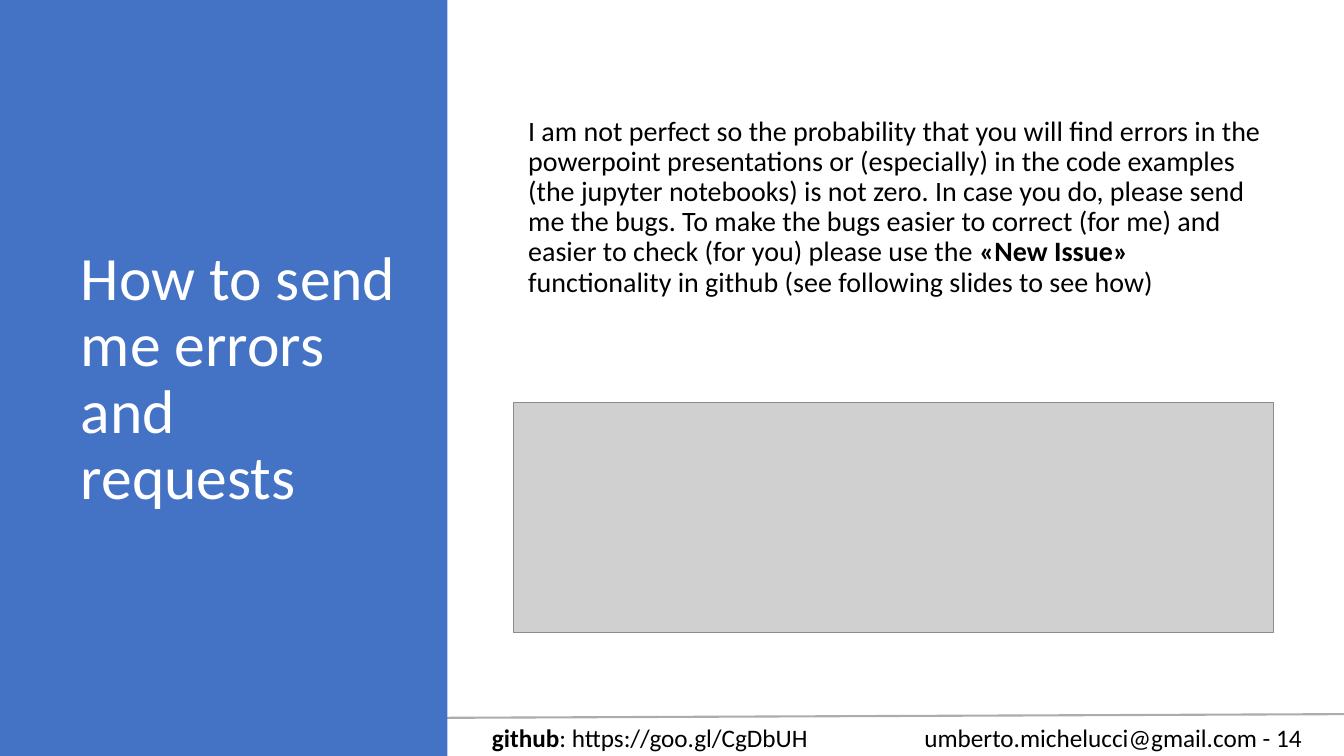
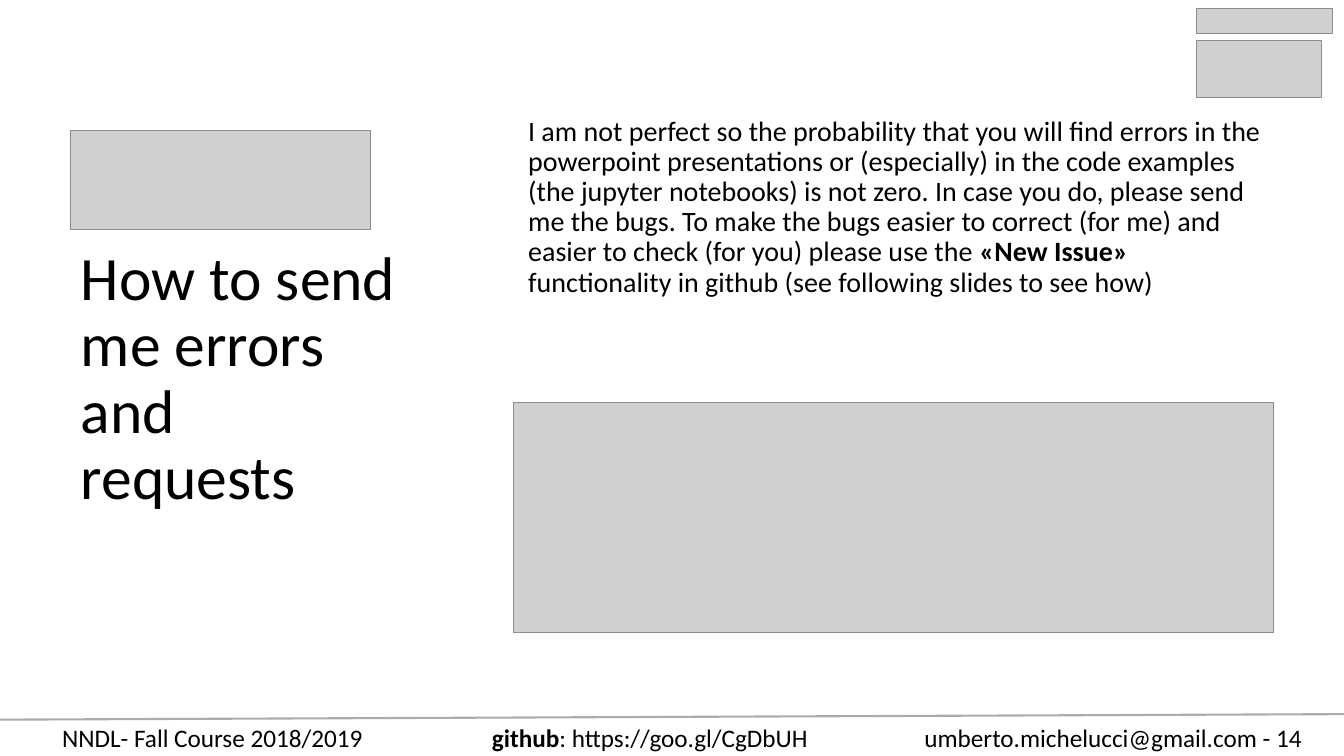
Before and after one commit to toelt-llc/COURSE-zhaw-dlcourse-spring2019, a slide deck: slide 14 of NNDL - Fall 18 Week 1 - Administration and basics.pptx. Drawn at 1344x756 pixels with LibreOffice and Linux fonts; fonts in the diff are those of the drawing; grey boxes stand for pictures. Boxes give left, top, right and bottom in pixels: in the first picture for what was removed or moved away, otherwise in the second. Text is boxed around its words. In the diff, an @@ line names an element or a change of style, - is before the commit and + after.

```diff
--- a/NNDL - Fall 18 Week 1 - Administration and basics.pptx
+++ b/NNDL - Fall 18 Week 1 - Administration and basics.pptx
@@ rectangle removed at [0,0,448,756] @@
@@ picture added at [1197,8,1333,33] @@
@@ picture added at [1197,40,1321,97] @@
@@ title "How to send me errors ..." at [81,257,395,509]: text colour #FFFFFF to #000000 @@
@@ picture added at [71,130,370,230] @@
@@ text added at [62,729,363,748], 18 pt, text #000000 @@
+NNDL- Fall Course 2018/2019
```
Also in this commit, not shown: 12 other slides changed, 2 slides added, 2 slides removed.
